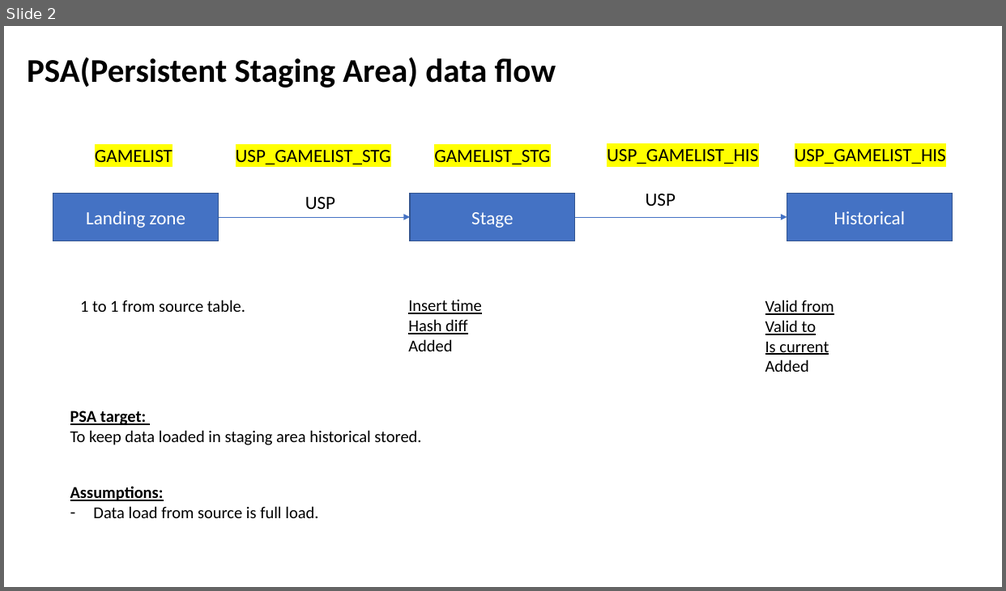
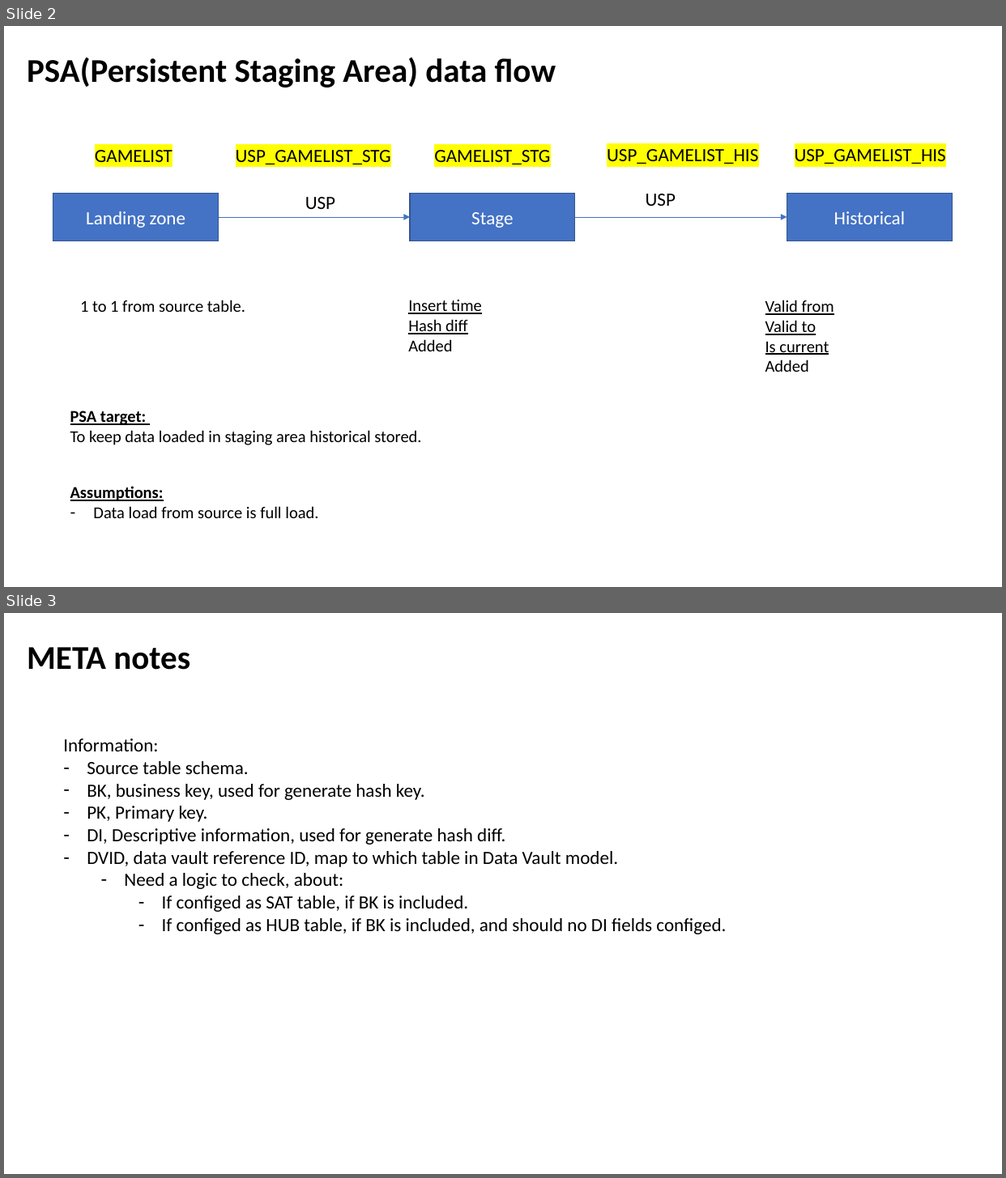
Before and after one commit to microsoftbi/DWH-Generator, a slide deck: DOCS/Intro.pptx. Shown one above the other, each under a label of ours: slide 2 before the commit, slides 2 and 3 after it. The pictures are 1006x591 and 1006x1178 pixels, drawn with LibreOffice and Linux fonts; fonts in the diff are those of the drawing. Boxes give left, top, right and bottom in pixels: in the first picture for what was removed or moved away, otherwise in the second. Text is boxed around its words. In the diff, an @@ line names an element or a change of style, - is before the commit and + after.

```diff
--- a/DOCS/Intro.pptx
+++ b/DOCS/Intro.pptx
@@ slide 3 added at bbox=[4, 613, 1002, 1174], background #FFFFFF @@
@@ text added at bbox=[27, 647, 190, 670], 32 pt, text #000000, bold @@
+META notes
@@ text added at bbox=[63, 739, 726, 935], 18 pt, text #000000 @@
+Information:
+– Source table schema.
+– BK, business key, used for generate hash key.
+– PK, Primary key.
+– DI, Descriptive information, used for generate hash diff.
+– DVID, data vault reference ID, map to which table in Data Vault model.
+  – Need a logic to check, about:
+    – If configed as SAT table, if BK is included.
+    – If configed as HUB table, if BK is included, and should no DI fields configed.
```
